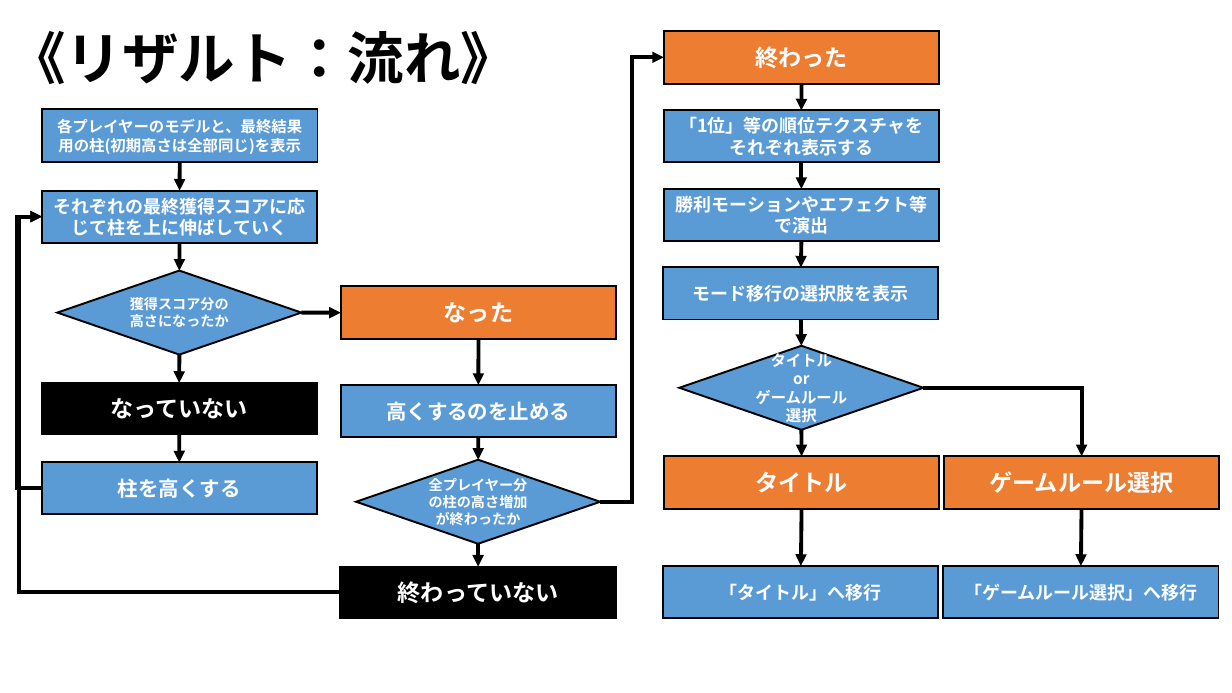
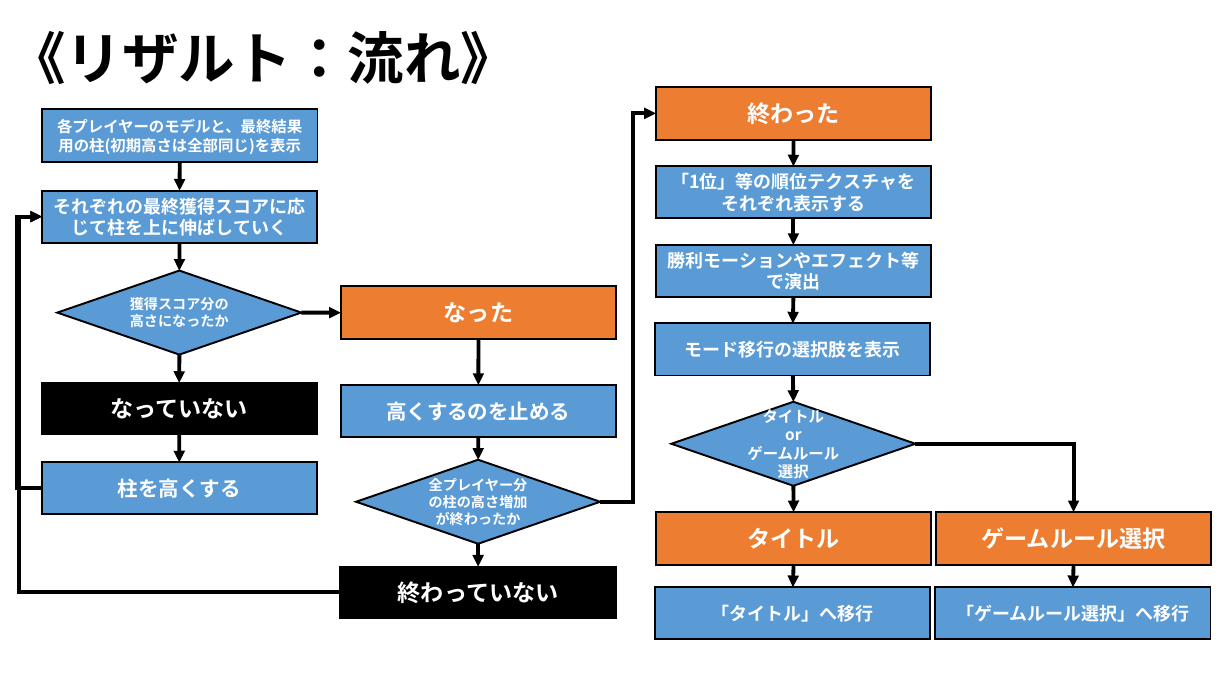
Before and after one commit to ARITA-MEIGEN/C-Team001, a slide deck: slide 25 of data/GS3_チーム2_仕様書.pptx. Drawn at 1232x693 pixels with LibreOffice and Linux fonts; fonts in the diff are those of the drawing; background and template pictures are left out. Boxes give left, top, right and bottom in pixels: in the first picture for what was removed or moved away, otherwise in the second. Text is boxed around its words. In the diff, an @@ line names an element or a change of style, - is before the commit and + after.

```diff
--- a/data/GS3_チーム2_仕様書.pptx
+++ b/data/GS3_チーム2_仕様書.pptx
@@ elbow arrow moved from (601, 502) - (664, 57) to (601, 502) - (656, 114) @@
@@ 3 arrows, 1 diamond, 1 elbow arrow: place and size @@
-3 arrows, 1 diamond, 1 elbow arrow at box(679, 84, 1082, 457)
+3 arrows, 1 diamond, 1 elbow arrow at box(672, 140, 1074, 512)
@@ 6 rectangles, 2 arrows: place and size @@
-6 rectangles, 2 arrows at box(664, 30, 1219, 509)
+6 rectangles, 2 arrows at box(655, 87, 1212, 565)
@@ arrow moved from (802, 509) - (801, 566) to (794, 566) - (793, 587) @@
@@ arrow moved from (1082, 509) - (1081, 566) to (1074, 566) - (1073, 587) @@
@@ rectangle "「タイトル」へ移行": place and size @@
-rectangle "「タイトル」へ移行" at box(664, 566, 939, 617)
+rectangle "「タイトル」へ移行" at box(655, 587, 931, 639)
@@ rectangle "「ゲームルール選択」へ移行": place and size @@
-rectangle "「ゲームルール選択」へ移行" at box(944, 566, 1219, 617)
+rectangle "「ゲームルール選択」へ移行" at box(935, 587, 1211, 639)
```
Also in this commit, not shown: 14 other slides changed.
